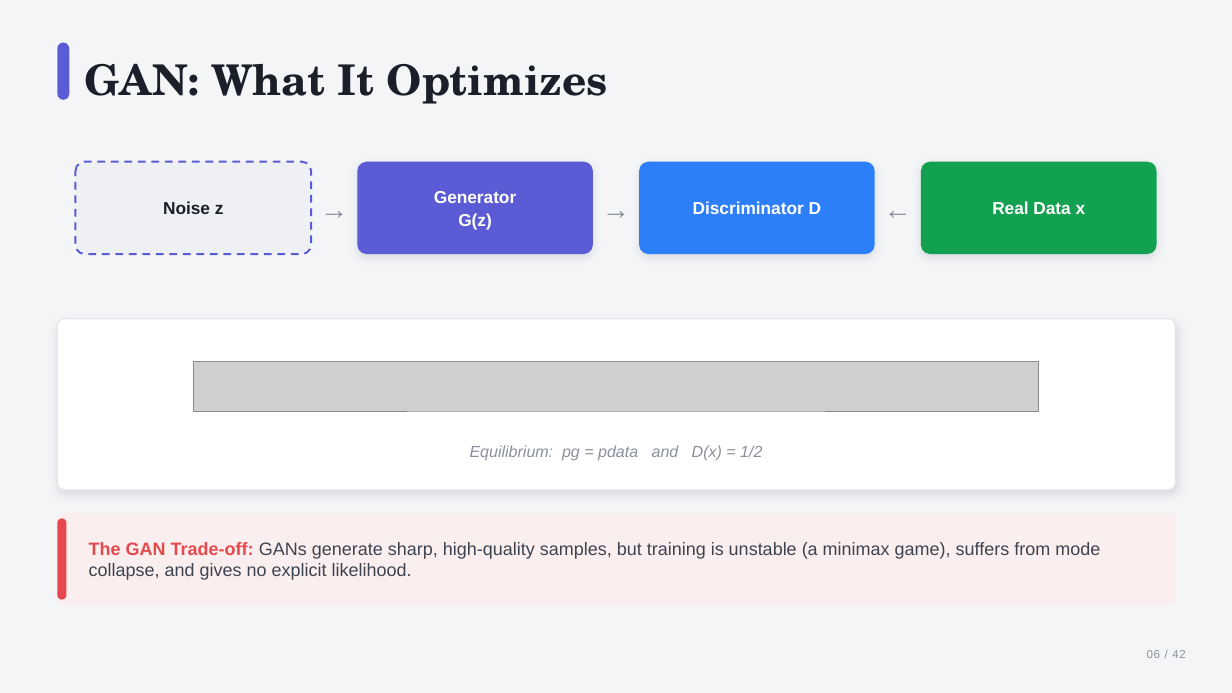
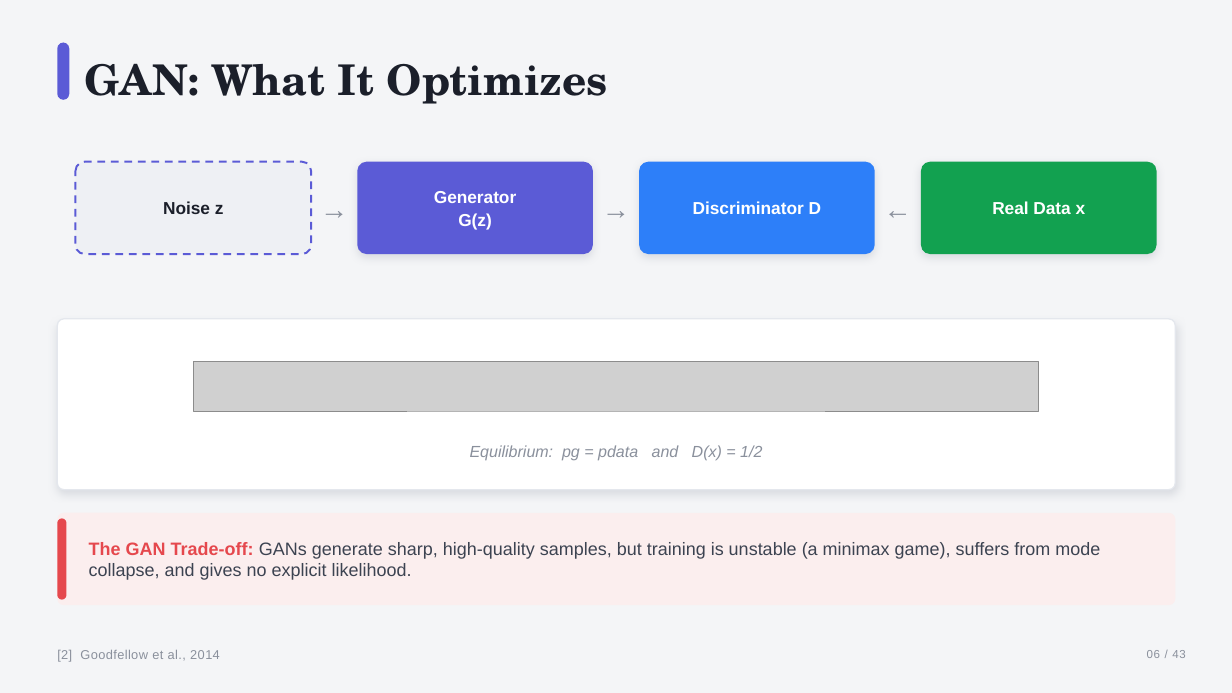
Before and after one commit to sudarshan1994/sudarshan1994.github.io, a slide deck: slide 6 of diffusion/diffusion_models_polished.pptx. Drawn at 1232x693 pixels with LibreOffice and Linux fonts; fonts in the diff are those of the drawing; grey boxes stand for pictures. Boxes give left, top, right and bottom in pixels: in the first picture for what was removed or moved away, otherwise in the second. Text is boxed around its words. In the diff, an @@ line names an element or a change of style, - is before the commit and + after.

```diff
--- a/diffusion/diffusion_models_polished.pptx
+++ b/diffusion/diffusion_models_polished.pptx
@@ text added at [57, 650, 220, 662], 10 pt, text #8A909C @@
+[2] Goodfellow et al., 2014
```
Also in this commit, not shown: 33 other slides changed, 1 slide added, 3 other files.
